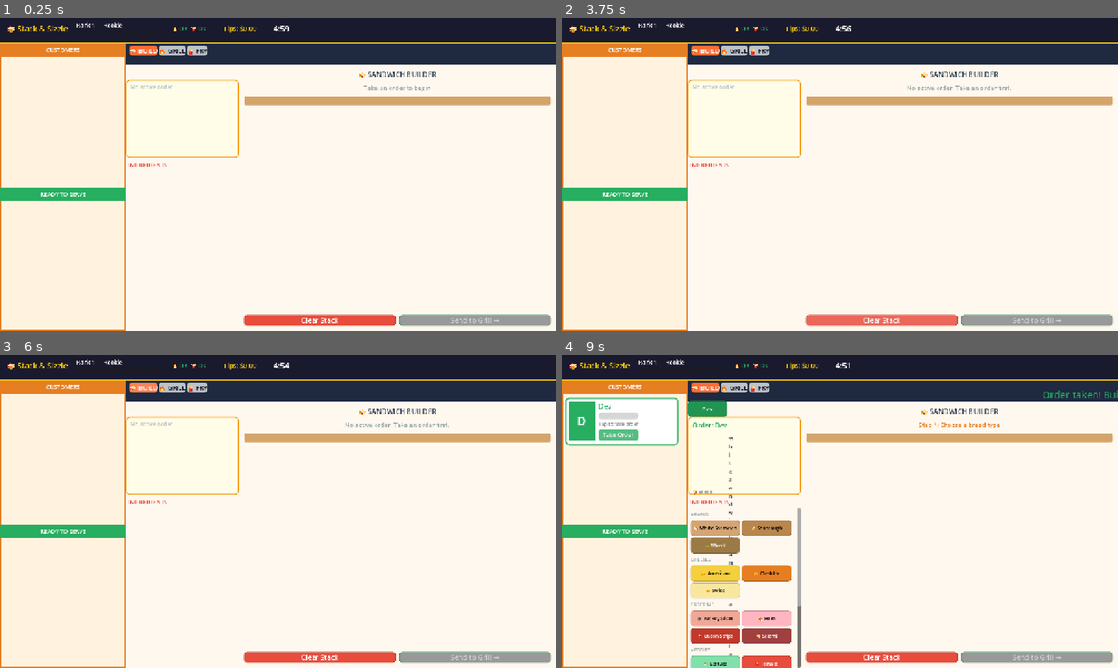
Above: before the commit, frames 1-4 (two rows, left to right).
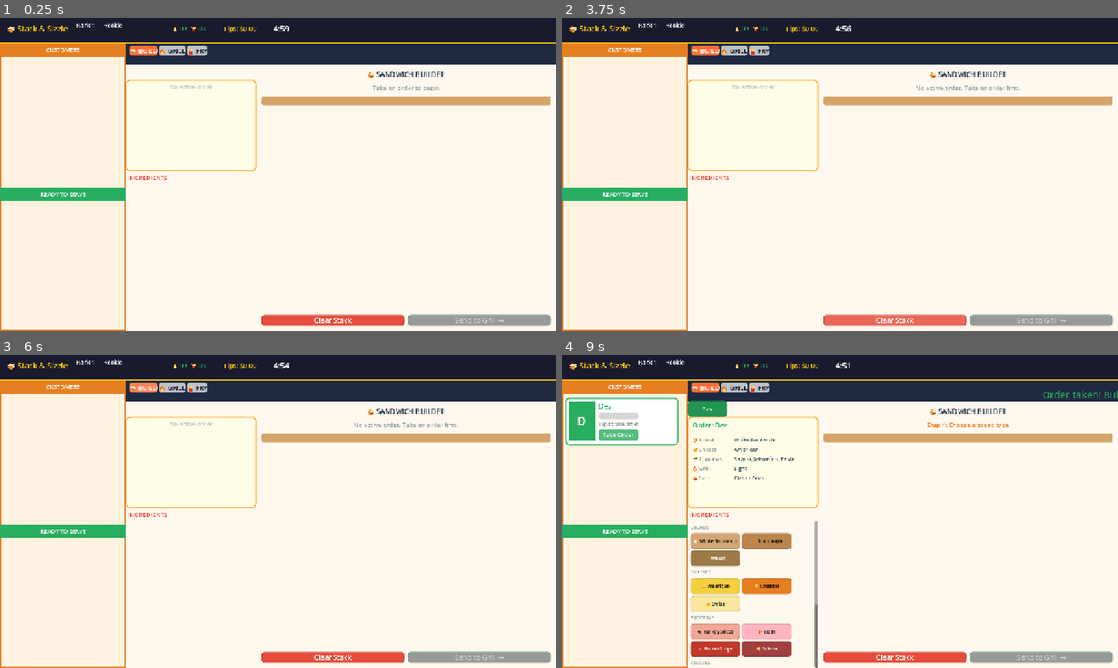
Above: after the commit, the same moments.

Repository: bluestone852/stack-and-sizzle
Game: Godot game, scene res://scenes/Main.tscn
Same seed, same stepped clock (60 frames per second), same inputs: the game is played once before the commit and once after it.
Inputs:
- Up to frame 1 (0.25 s): no input
- Up to frame 2 (3.75 s): click "🥪 BUILD" at 0.5 s; click "🔥 GRILL" at 1.25 s; click "🍟 FRY" at 2 s; click "🥪 BUILD" at 2.75 s; click "Clear Stack" at 3.5 s
- Up to frame 3 (6 s): click "🔥 GRILL" at 4.25 s; click "🍟 FRY" at 5 s; click "🥪 BUILD" at 5.75 s
- Up to frame 4 (9 s): click "Clear Stack" at 6.5 s; click "🔥 GRILL" at 7.25 s; click "🍟 FRY" at 8 s; click "Take Order" at 8.75 s

The runs differ from the first frame. In frame 1, 1.3% of the frame differs, in the area x 22-100%, y 17-99%; in frame 2, 1.4%; in frame 3, 1.4%; in frame 4, 9.2%, in the area x 22-100%, y 17-100%.

Commit message:
Fix Build Station ticket display layout and fullscreen mode
- Fix order ticket text running vertically: MarginContainer inside Panel
  now anchors to PRESET_FULL_RECT so labels have real horizontal width
- Widen left panel to 300px and give ticket panel SIZE_EXPAND_FILL
- Enable fullscreen launch via window/size/mode=3 in project.godot
- Exclude Godot-generated .uid files via .gitignore

Co-authored-by: Cursor <cursoragent@cursor.com>

Diff:
--- a/project.godot
+++ b/project.godot
@@ -1,6 +1,10 @@
 ; Engine configuration file.
 ; It's best edited using the editor UI and not directly,
-; but still, this is the canonical source.
+; since the parameters that go here are not all obvious.
+;
+; Format:
+;   [section] ; section goes between []
+;   param=value ; assign values to parameters
 
 config_version=5
 
@@ -21,7 +25,8 @@
 
 window/size/viewport_width=1280
 window/size/viewport_height=720
-window/size/resizable=false
+window/size/resizable=true
+window/size/mode=3
 window/stretch/mode="canvas_items"
 window/stretch/aspect="expand"
 
--- a/scripts/BuildStation.gd
+++ b/scripts/BuildStation.gd
@@ -83,7 +83,8 @@
 
 	# === LEFT: Ticket + tray ===
 	var left_panel = VBoxContainer.new()
-	left_panel.custom_minimum_size = Vector2(260, 0)
+	left_panel.custom_minimum_size = Vector2(300, 0)
+	left_panel.size_flags_horizontal = Control.SIZE_SHRINK_BEGIN
 	left_panel.add_theme_constant_override("separation", 0)
 	main_hbox.add_child(left_panel)
 
@@ -93,9 +94,10 @@
 	_tab_bar.add_theme_constant_override("separation", 2)
 	left_panel.add_child(_tab_bar)
 
-	# Ticket display panel
+	# Ticket display panel — expand horizontally, fixed min height
 	_ticket_panel = Panel.new()
-	_ticket_panel.custom_minimum_size = Vector2(0, 180)
+	_ticket_panel.custom_minimum_size = Vector2(0, 210)
+	_ticket_panel.size_flags_horizontal = Control.SIZE_EXPAND_FILL
 	_ticket_panel.size_flags_vertical = Control.SIZE_SHRINK_BEGIN
 	var tp_style = StyleBoxFlat.new()
 	tp_style.bg_color = Color("#FFFDE7")
@@ -202,16 +204,19 @@
 	for child in _ticket_panel.get_children():
 		child.queue_free()
 
-	var vbox = VBoxContainer.new()
-	vbox.set_anchors_and_offsets_preset(Control.PRESET_FULL_RECT)
-	vbox.add_theme_constant_override("separation", 4)
+	# Panel is NOT a Container, so the MarginContainer must anchor itself to fill it.
 	var m = MarginContainer.new()
+	m.set_anchors_and_offsets_preset(Control.PRESET_FULL_RECT)
 	m.add_theme_constant_override("margin_left", 10)
 	m.add_theme_constant_override("margin_right", 10)
 	m.add_theme_constant_override("margin_top", 8)
 	m.add_theme_constant_override("margin_bottom", 8)
+	_ticket_panel.add_child(m)
+
+	# MarginContainer manages its child's size automatically — no preset needed.
+	var vbox = VBoxContainer.new()
+	vbox.add_theme_constant_override("separation", 5)
 	m.add_child(vbox)
-	_ticket_panel.add_child(m)
 
 	if current_ticket == null:
 		var lbl = _make_label("No active order", 13, Color("#BDC3C7"), false)
@@ -237,13 +242,18 @@
 
 func _add_ticket_row(parent: VBoxContainer, key: String, value: String):
 	var row = HBoxContainer.new()
-	row.add_theme_constant_override("separation", 4)
+	row.size_flags_horizontal = Control.SIZE_EXPAND_FILL
+	row.add_theme_constant_override("separation", 6)
 	parent.add_child(row)
-	var k = _make_label(key + ": ", 11, Color("#7F8C8D"), false)
-	k.custom_minimum_size.x = 80
+
+	var k = _make_label(key, 12, Color("#7F8C8D"), false)
+	k.custom_minimum_size.x = 90
+	k.size_flags_horizontal = Control.SIZE_SHRINK_BEGIN
 	row.add_child(k)
-	var v = _make_label(value, 11, Color("#2C3E50"), true)
+
+	var v = _make_label(value, 12, Color("#2C3E50"), true)
 	v.size_flags_horizontal = Control.SIZE_EXPAND_FILL
+	# Use horizontal word-wrap only — this works correctly once the parent has real width
 	v.autowrap_mode = TextServer.AUTOWRAP_WORD_SMART
 	row.add_child(v)
 
Not shown, changed: .gitignore
